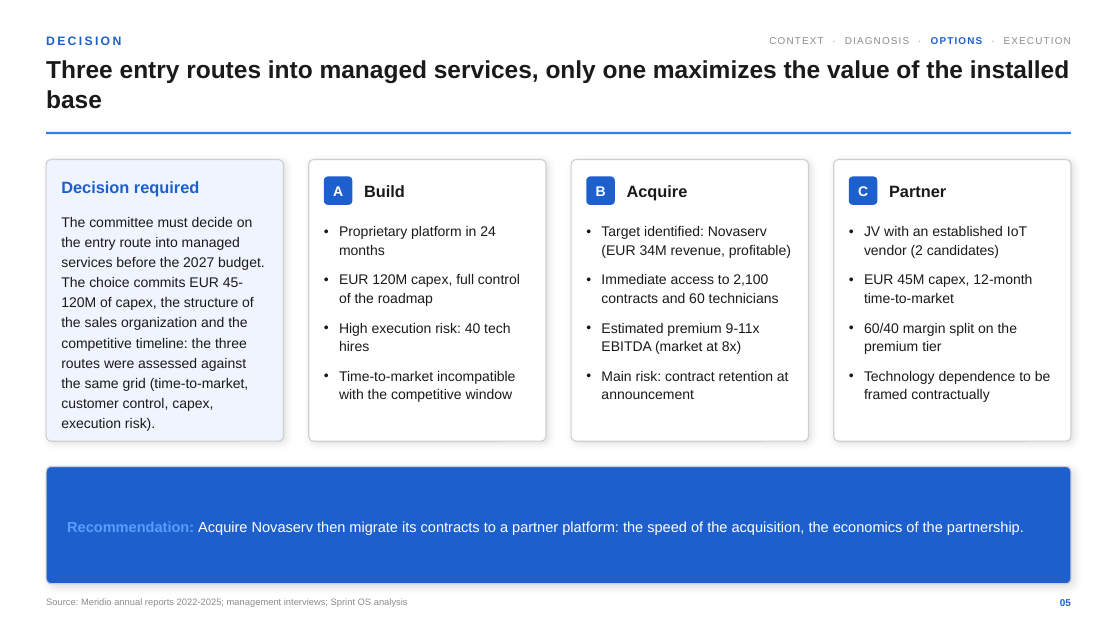
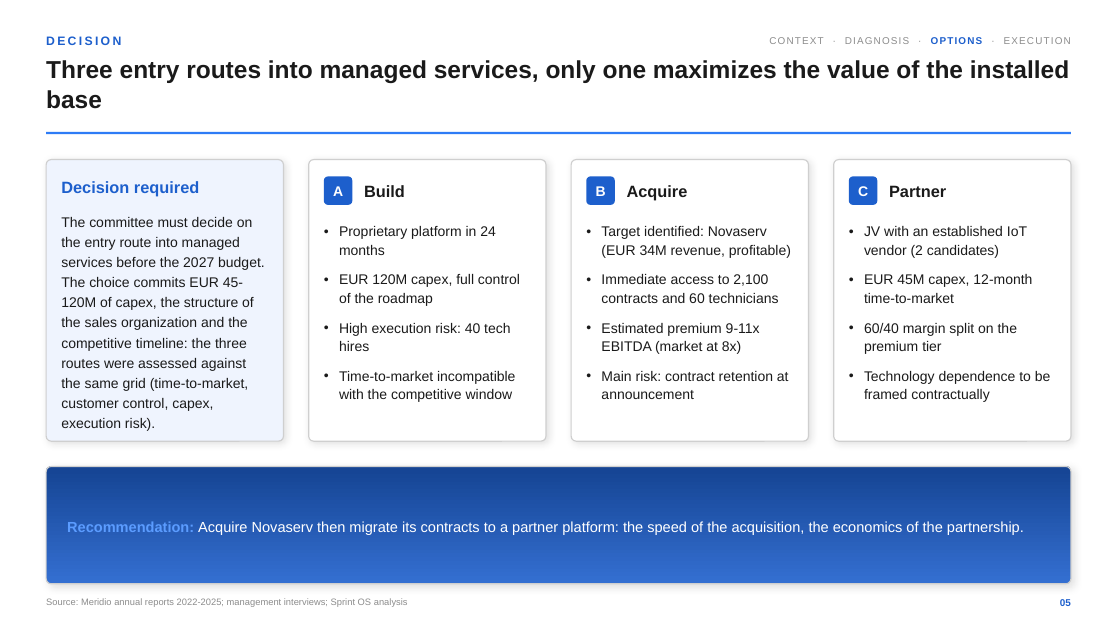
Before and after one commit to benkothmane-debug/sprintospptx, a slide deck: slide 8 of examples/golden-deck.pptx (slide 6 before the commit). Drawn at 1120x630 pixels with LibreOffice and Linux fonts; fonts in the diff are those of the drawing. Boxes give left, top, right and bottom in pixels: in the first picture for what was removed or moved away, otherwise in the second. Text is boxed around its words. In the diff, an @@ line names an element or a change of style, - is before the commit and + after.

```diff
--- a/examples/golden-deck.pptx
+++ b/examples/golden-deck.pptx
@@ rounded rectangle at [46, 466, 1071, 584]: fill #1D5FCC to gradient #346FD1 to #154493 @@
```
Also in this commit, not shown: 4 other slides changed, 10 slides added, 5 other files.
